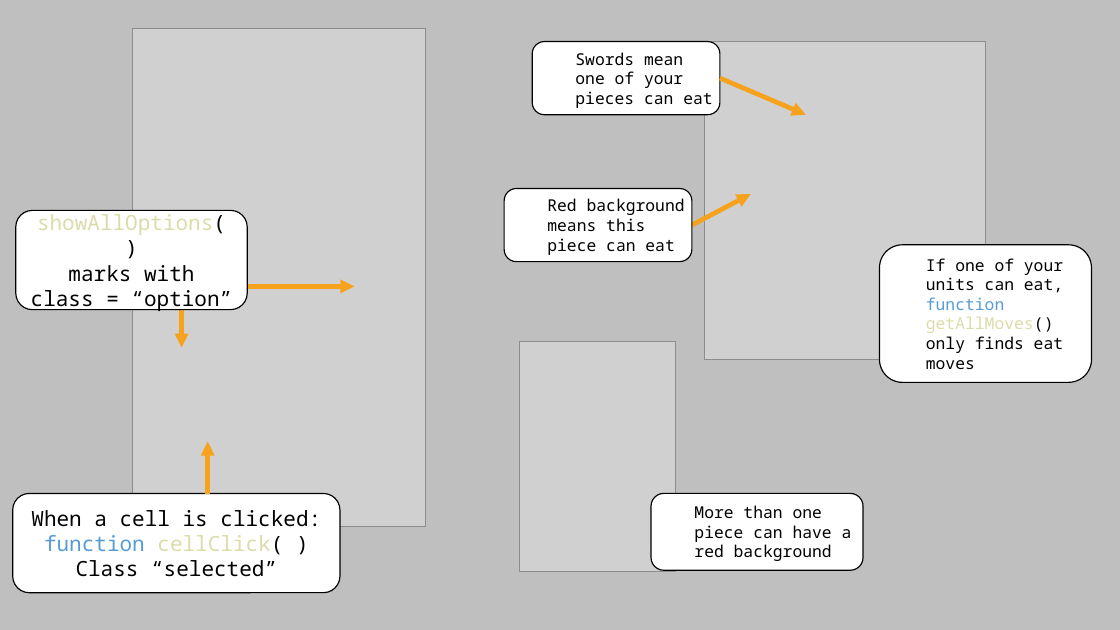
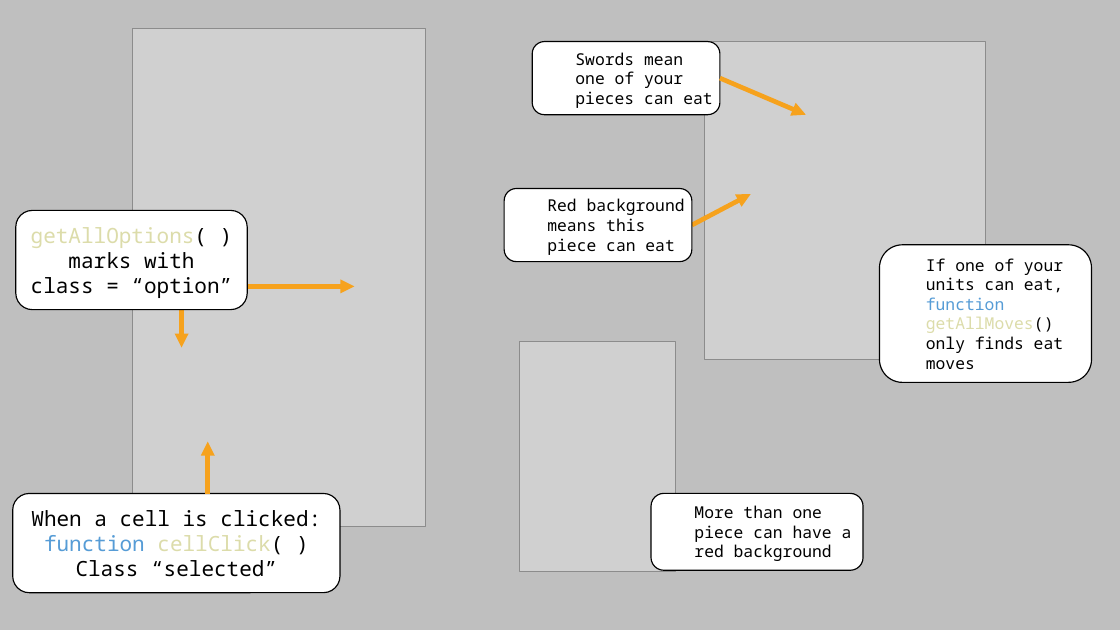
Before and after one commit to yaniv-cohen/Checkers-My-first-project, a slide deck: slide 3 of Checkers/images/מצגת קוד.pptx. Drawn at 1120x630 pixels with LibreOffice and Linux fonts; fonts in the diff are those of the drawing; grey boxes stand for pictures. Boxes give left, top, right and bottom in pixels: in the first picture for what was removed or moved away, otherwise in the second. Text is boxed around its words. In the diff, an @@ line names an element or a change of style, - is before the commit and + after.

```diff
--- a/Checkers/images/מצגת קוד.pptx
+++ b/Checkers/images/מצגת קוד.pptx
@@ text in rounded rectangle at (31, 227, 207, 269): text changed @@
-showAllOptions( )
-marks with
+getAllOptions( )
+marks with
```
